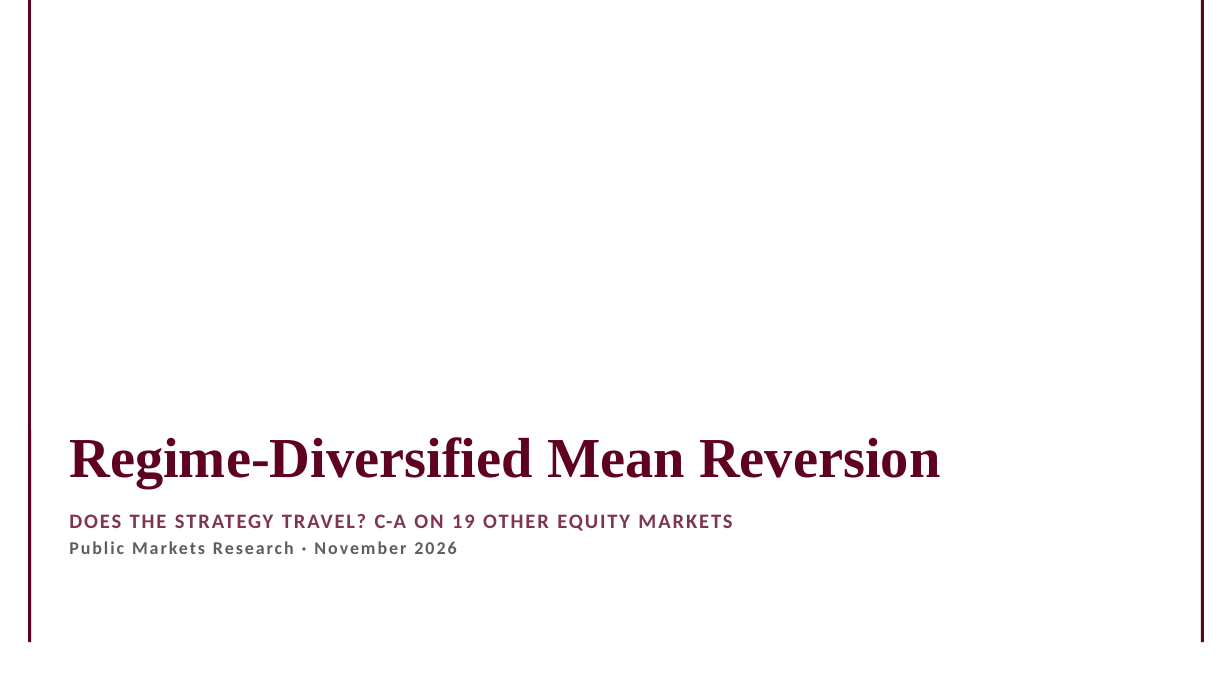
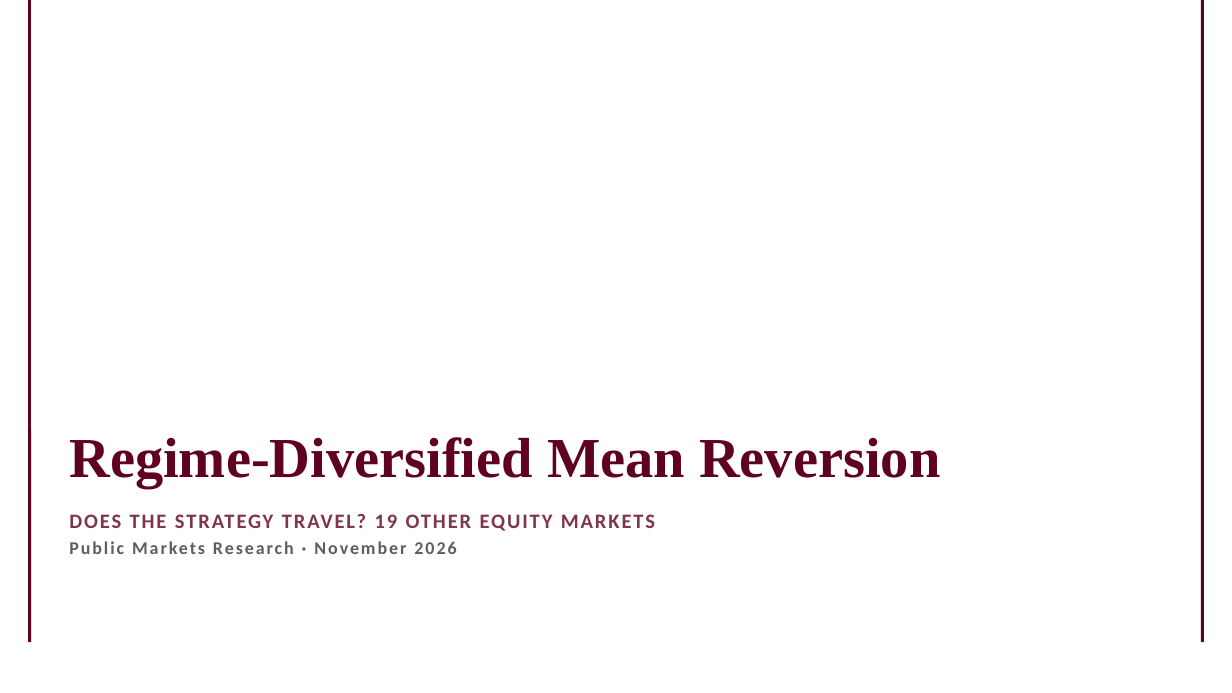
Before and after one commit to RobinHumberg/regime-diversified-mean-reversion, a slide deck: slide 1 of presentation/regime_mr_other_markets.pptx. Drawn at 1232x693 pixels with LibreOffice and Linux fonts; fonts in the diff are those of the drawing; background and template pictures are left out. Boxes give left, top, right and bottom in pixels: in the first picture for what was removed or moved away, otherwise in the second. Text is boxed around its words. In the diff, an @@ line names an element or a change of style, - is before the commit and + after.

```diff
--- a/presentation/regime_mr_other_markets.pptx
+++ b/presentation/regime_mr_other_markets.pptx
@@ text at (69, 514, 655, 531): text changed @@
-DOES THE STRATEGY TRAVEL? C-A ON 19 OTHER EQUITY MARKETS
+DOES THE STRATEGY TRAVEL? 19 OTHER EQUITY MARKETS
```
Also in this commit, not shown: 11 other slides changed, 3 other files.
